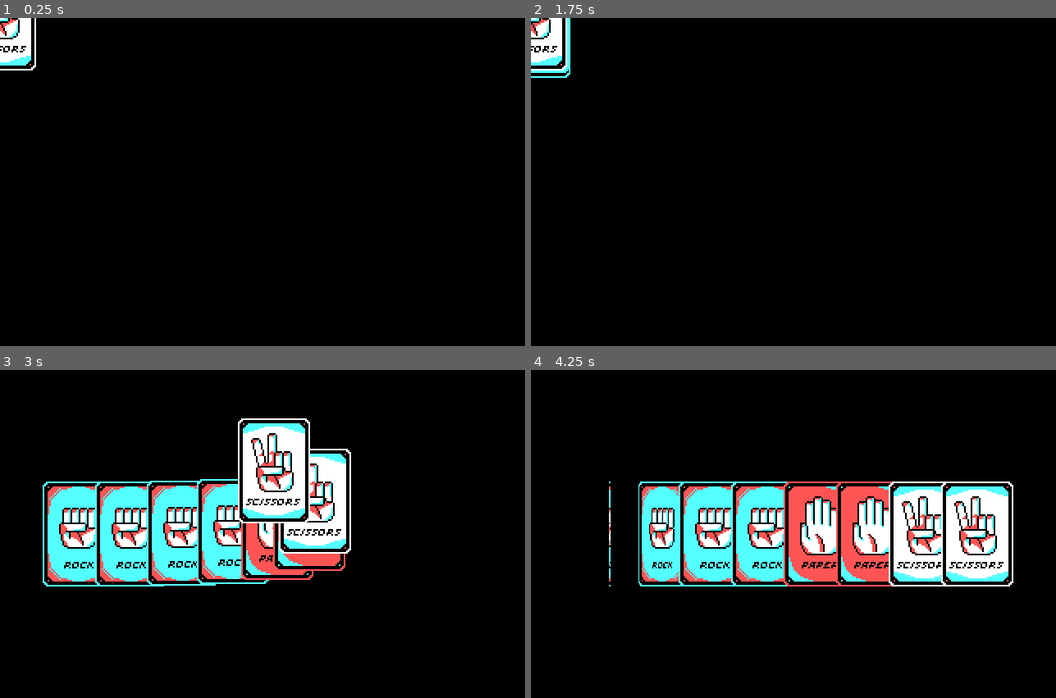
Above: before the commit, frames 1-4 (two rows, left to right).
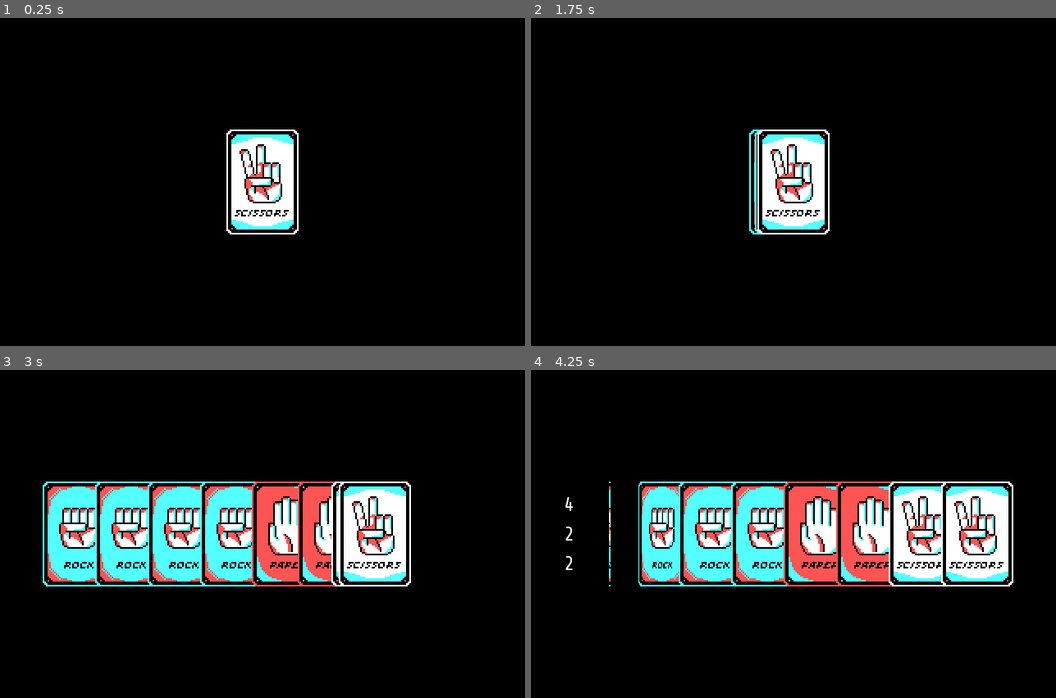
Above: after the commit, the same moments.

Repository: enunezs/EC2020GameJam
Game: Godot game, scene res://Game.tscn
Same seed, same stepped clock (60 frames per second), same inputs: the game is played once before the commit and once after it.
Inputs (mouse positions are in pixels of both pictures, inside the frame that each line leads up to):
- Up to frame 1 (0.25 s): no input
- Up to frame 2 (1.75 s): tap Enter at 0.5 s; move the mouse to (909, 165) at 0.52 s; click (909, 165) at 0.67 s; tap Space at 1.25 s; move the mouse to (531, 18) at 1.27 s; click (531, 18) at 1.42 s
- Up to frame 3 (3 s): move the mouse to (15, 389) at 2.02 s; click (15, 389) at 2.17 s; move the mouse to (173, 527) at 2.77 s; click (173, 527) at 2.92 s
- Up to frame 4 (4.25 s): move the mouse to (767, 534) at 3.52 s; click (767, 534) at 3.67 s

The runs differ from the first frame. In frame 1, 4.2% of the frame differs, in the area x 0-57%, y 0-66%; in frame 2, 4.6%; in frame 3, 12%, in the area x 27-79%, y 14-66%; in frame 4, less than 0.1%.

Commit message:
Counters working

Diff:
--- a/Cards/CardBase.tscn
+++ b/Cards/CardBase.tscn
@@ -231,6 +231,8 @@
 shape = SubResource( 1 )
 
 [node name="Tween" type="Tween" parent="."]
+
+[node name="ScaleTween" type="Tween" parent="."]
 
 [node name="AnimationPlayer" type="AnimationPlayer" parent="."]
 anims/Flip = SubResource( 2 )
--- a/Game.tscn
+++ b/Game.tscn
@@ -77,3 +77,51 @@
 custom_fonts/font = SubResource( 1 )
 text = "10000000"
 align = 1
+
+[node name="CounterBox" type="MarginContainer" parent="UI"]
+anchor_top = 0.5
+anchor_bottom = 0.5
+margin_top = -45.0
+margin_right = 88.0
+margin_bottom = 45.0
+grow_horizontal = 0
+grow_vertical = 2
+custom_constants/margin_right = 20
+custom_constants/margin_top = 20
+custom_constants/margin_left = 20
+custom_constants/margin_bottom = 20
+__meta__ = {
+"_edit_use_anchors_": false
+}
+
+[node name="HBoxContainer" type="VBoxContainer" parent="UI/CounterBox"]
+margin_left = 20.0
+margin_top = 20.0
+margin_right = 68.0
+margin_bottom = 70.0
+
+[node name="RockCounter" type="Label" parent="UI/CounterBox/HBoxContainer"]
+margin_right = 24.0
+margin_bottom = 14.0
+size_flags_horizontal = 0
+custom_fonts/font = SubResource( 1 )
+text = "Rock"
+align = 1
+
+[node name="PaperCounter" type="Label" parent="UI/CounterBox/HBoxContainer"]
+margin_top = 18.0
+margin_right = 30.0
+margin_bottom = 32.0
+size_flags_horizontal = 0
+custom_fonts/font = SubResource( 1 )
+text = "Paper"
+align = 1
+
+[node name="ScissorsCounter" type="Label" parent="UI/CounterBox/HBoxContainer"]
+margin_top = 36.0
+margin_right = 48.0
+margin_bottom = 50.0
+size_flags_horizontal = 0
+custom_fonts/font = SubResource( 1 )
+text = "Scissors"
+align = 1
--- a/MainGame.gd
+++ b/MainGame.gd
@@ -1,11 +1,7 @@
 extends Node2D
 
 
-# Declare member variables here. Examples:
-# var a = 2
-# var b = "text"
-
-#TODO: Cards
+
 export(Resource) var basic_card
 
 # DECK PROPERTIES
@@ -75,9 +71,16 @@
 	#yield(set_deck_position(main_deck,n_start_cards),"completed")
 	yield(get_tree().create_timer(1), "timeout")
 
+
+	#TODO: Appear from out of screen FACEDOWN
+
 	#Display the deck
 	yield(display_deck(),"completed")
 	yield(get_tree().create_timer(1), "timeout")
+
+	#TODO: Update counter!
+	n_ui_canvas.update_counter(count_cards())
+
 
 	#Flip the cards
 	yield(flip_cards(main_deck ,DOWN), "completed")
@@ -134,9 +137,6 @@
 
 	if (player_card == null ):
 		#setup board / first play
-		# TODO start_anim()
-
-		#flip_cards(cpu_deck, DOWN)
 
 		pass
 
@@ -167,7 +167,7 @@
 			discard_card(player_card)
 			discard_card(cpu_card)
 
-		#TODO update score
+		#update score
 		n_ui_canvas.update_score(player_score, cpu_score)
 
 		for card in player_deck:
@@ -176,22 +176,8 @@
 
 
 		pass
-	#Arrange cards
-
-	#TODO: CARDS ON START PILE
-
-	#Move cards to players hands
-	#arrange_cards() #NICE
-
-	#yield(get_tree().create_timer(5.0), "timeout")
-
-	#flip CPU cards
-
-
 
 	#Start the game proper
-
-
 	is_playing = true
 
 	#First CPU pick
@@ -204,7 +190,7 @@
 		pass
 
 
-	#From this point, event driven
+	#From this point on, the whole system is event driven
 	#Wait for user input, compare cards, update scores, CPU pick, repeat
 
 
@@ -301,6 +287,7 @@
 	var current_instance = basic_card.instance()
 	add_child(current_instance)
 	current_instance.set_cardtype(type)
+	current_instance.position = n_start_cards.position
 	return current_instance
 
 func shuffle_deck(deck):
@@ -334,6 +321,14 @@
 	print("LOSE")
 	return LOSE
 
+
+#returns list!
+func count_cards():
+	var amount = [0,0,0]
+	for card in main_deck:
+		amount[card.card_type-1] = 1 + amount[card.card_type-1]
+
+	return amount
 
 #####################################
 ### CARD ANIMATIONS & ARRANGEMENT ###
--- a/UI.gd
+++ b/UI.gd
@@ -1,17 +1,32 @@
 extends CanvasLayer
 
 
-onready var n_text = $ScoreBox/HBoxContainer/Score
+onready var n_score_text = $ScoreBox/HBoxContainer/Score
+onready var n_rock_text = $CounterBox/HBoxContainer/RockCounter
+onready var n_paper_text = $CounterBox/HBoxContainer/PaperCounter
+onready var n_scissors_text = $CounterBox/HBoxContainer/ScissorsCounter
 
 
 func _ready():
 	clear_score()
+	clear_counter()
 
 
 func update_score(player_score, cpu_score):
-	n_text.text = str(player_score) + "-" + str(cpu_score)
+	n_score_text.text = str(player_score) + "-" + str(cpu_score)
 
 
 func clear_score():
-	n_text.text = ""
-	pass
+	n_score_text.text = ""
+
+
+#TODO ANIMATE going up!
+func update_counter(n_list):
+	n_rock_text.text = str(n_list[0])
+	n_paper_text.text = str(n_list[1])
+	n_scissors_text.text = str(n_list[2])
+
+func clear_counter():
+	n_rock_text.text = ""
+	n_paper_text.text = ""
+	n_scissors_text.text = ""
